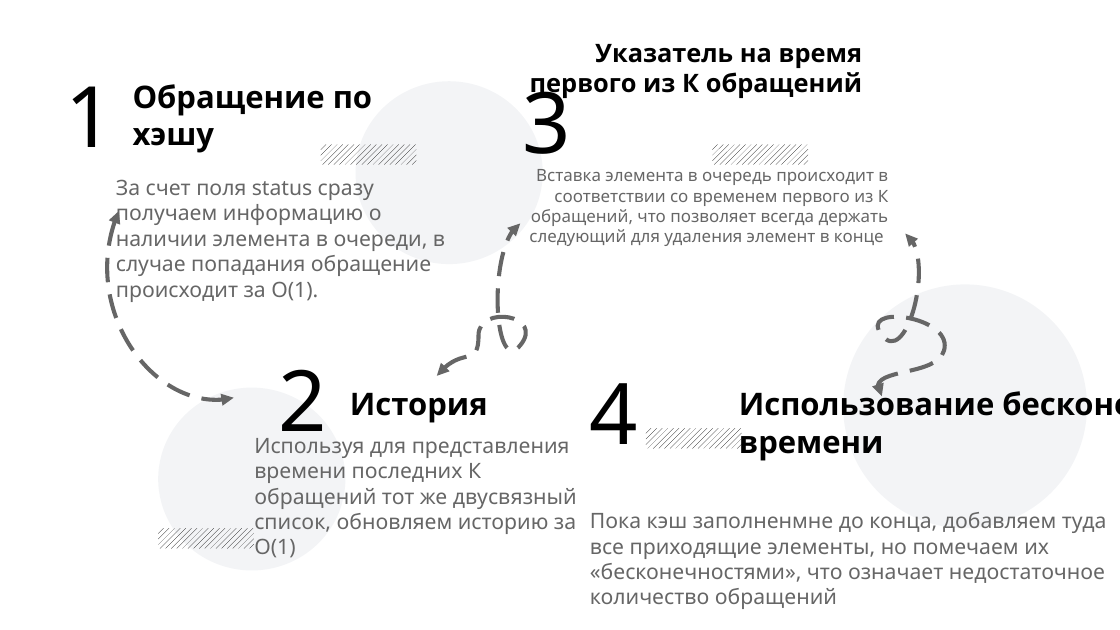
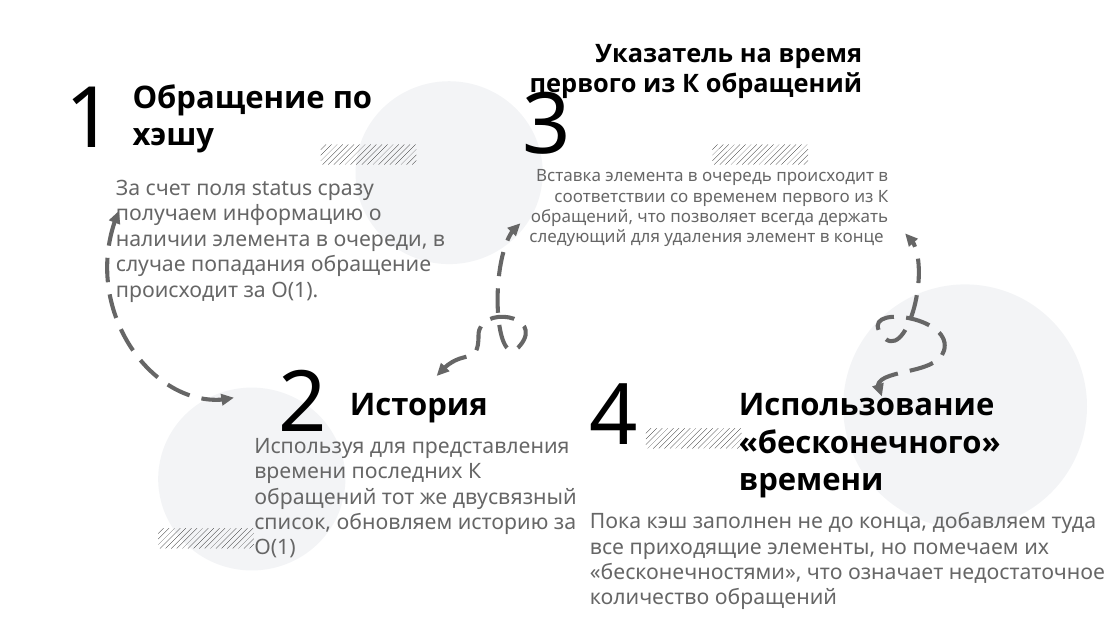
Before and after one commit to andreyStrachuk/LRU-K, a slide deck: slide 25 of Theory/Презентация LRU-K.pptx (slide 22 before the commit). Drawn at 1120x630 pixels with LibreOffice and Linux fonts; fonts in the diff are those of the drawing. Boxes give left, top, right and bottom in pixels: in the first picture for what was removed or moved away, otherwise in the second. Text is boxed around its words. In the diff, an @@ line names an element or a change of style, - is before the commit and + after.

```diff
--- a/Theory/Презентация LRU-K.pptx
+++ b/Theory/Презентация LRU-K.pptx
@@ text at [739, 387, 1001, 454]: text changed @@
-Использование бесконечного
+Использование «бесконечного»
@@ text at [590, 512, 1105, 609]: text changed @@
-Пока кэш заполненмне до конца, добавляем туда все приходящие элементы, но помечаем их «бесконечностями», что означает недостаточное количество обращений
+Пока кэш заполнен не до конца, добавляем туда все приходящие элементы, но помечаем их «бесконечностями», что означает недостаточное количество обращений
```
Also in this commit, not shown: 18 other slides changed, 7 slides added, 2 slides removed, 1 other file.
